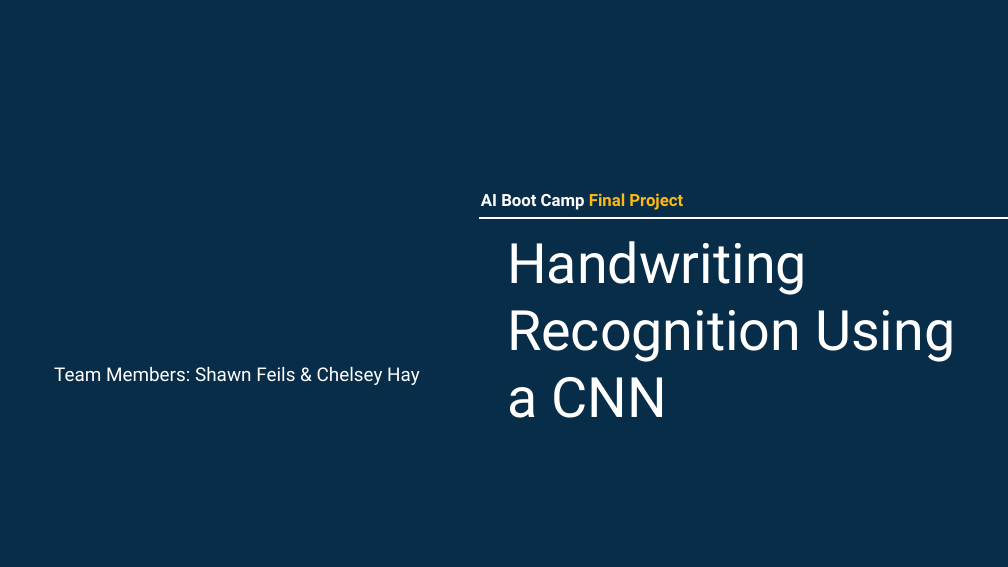
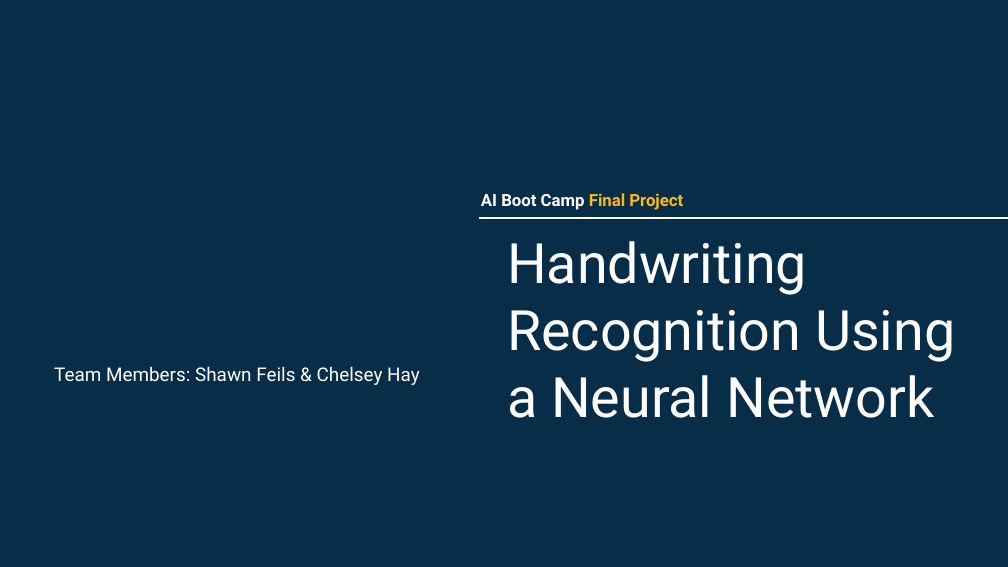
Before and after one commit to shawnfeils/OSU-AIBC-Project-3, a slide deck: slide 1 of AI_Bootcamp_Final_Project_Group_1.pptx. Drawn at 1008x567 pixels with LibreOffice and Linux fonts; fonts in the diff are those of the drawing. Boxes give left, top, right and bottom in pixels: in the first picture for what was removed or moved away, otherwise in the second. Text is boxed around its words. In the diff, an @@ line names an element or a change of style, - is before the commit and + after.

```diff
--- a/AI_Bootcamp_Final_Project_Group_1.pptx
+++ b/AI_Bootcamp_Final_Project_Group_1.pptx
@@ title at (507, 241, 955, 418): text changed @@
-Handwriting Recognition Using a CNN
+Handwriting Recognition Using a Neural Network
```
Also in this commit, not shown: 9 other slides changed, 1 slide added, 1 slide removed, 6 other files.
